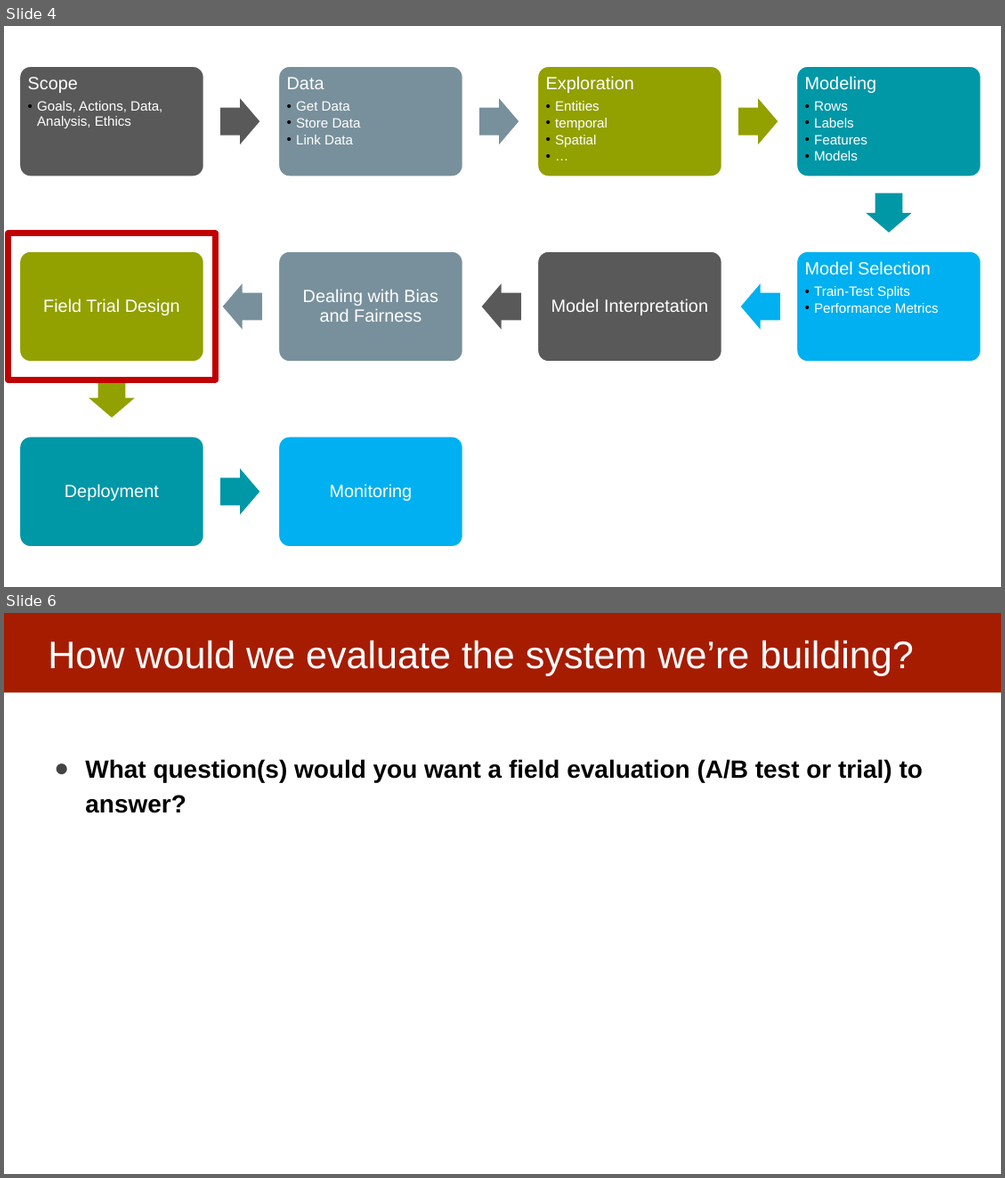
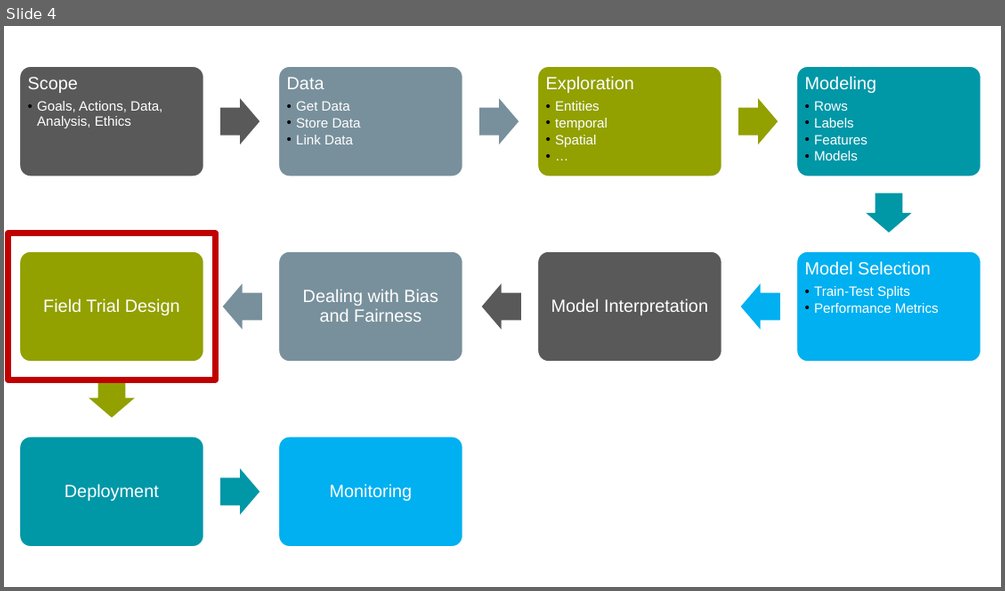
Before and after one commit to dssg/mlforpublicpolicylab, a slide deck: Lectures/FieldValidation.pptx. Shown one above the other, each under a label of ours: slides 4 and 6 before the commit, slide 4 after it; the slides between them are not shown. The pictures are 1005x1178 and 1005x591 pixels, drawn with LibreOffice and Linux fonts; fonts in the diff are those of the drawing. Boxes give left, top, right and bottom in pixels: in the first picture for what was removed or moved away, otherwise in the second. Text is boxed around its words. In the diff, an @@ line names an element or a change of style, - is before the commit and + after.

```diff
--- a/Lectures/FieldValidation.pptx
+++ b/Lectures/FieldValidation.pptx
@@ slide 6 removed at bbox=[4, 613, 1001, 1174], background #FFFFFF @@
@@ rectangle removed at bbox=[4, 613, 1001, 692] @@
@@ title removed at bbox=[48, 640, 913, 675] @@
-How would we evaluate the system we’re building?
@@ text removed at bbox=[85, 759, 922, 813] @@
-● What question(s) would you want a field evaluation (A/B test or trial) to answer?
```
Also in this commit, not shown: 16 slides changed, 10 slides added.
